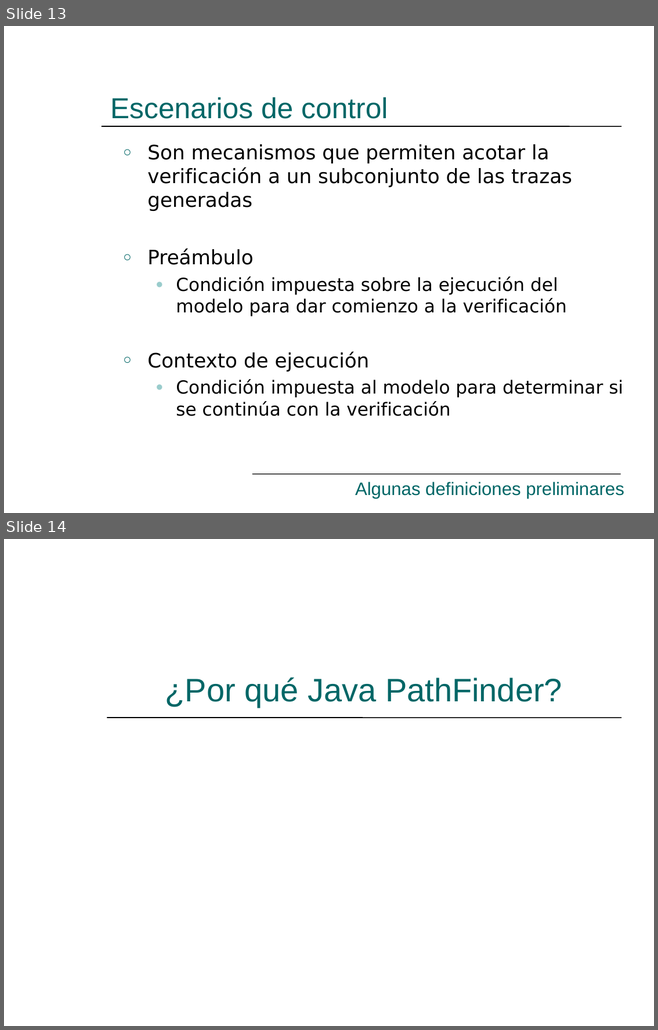
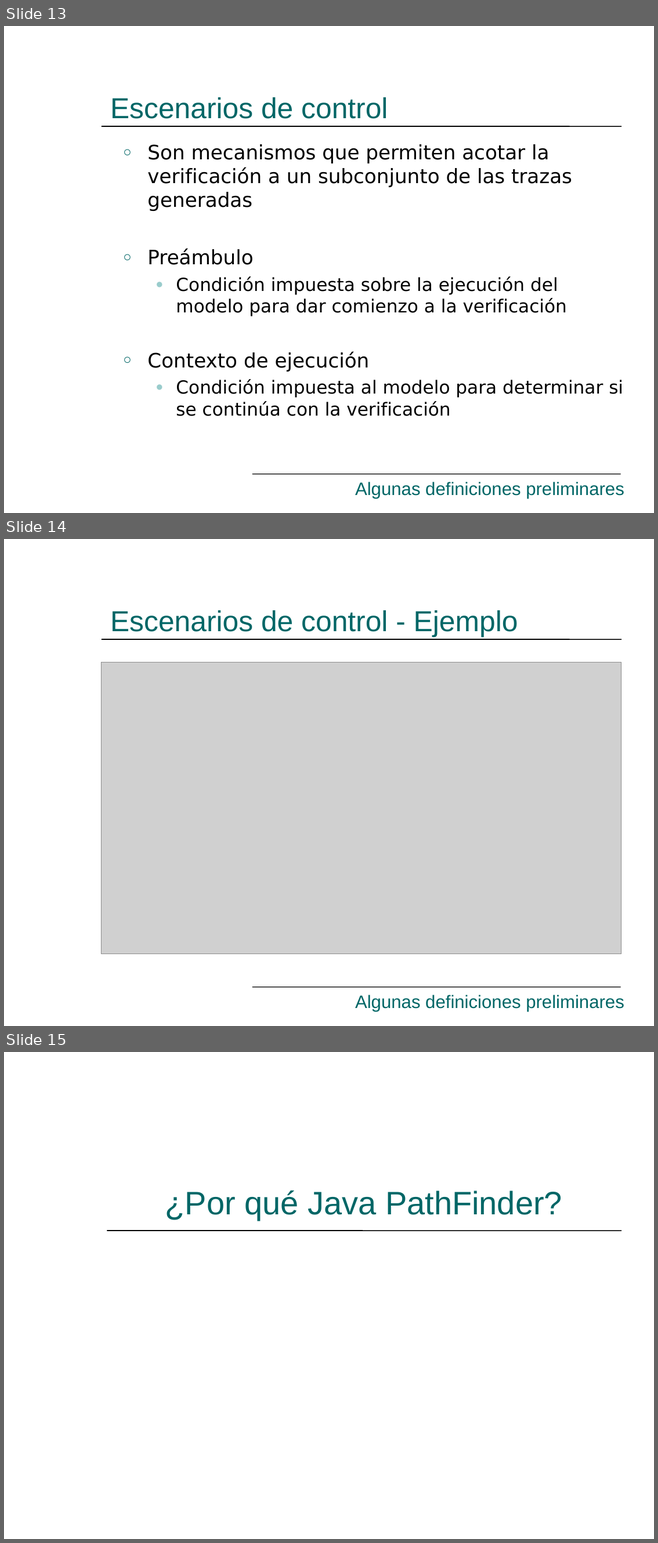
Before and after one commit to hugomelendez/tesis-jpf-2006, a slide deck: tesis-doc/Presentación.ppt. Shown one above the other, each under a label of ours: slides 13 and 14 before the commit, slides 13, 14 and 15 after it. The pictures are 658x1030 and 658x1543 pixels, drawn with LibreOffice and Linux fonts; fonts in the diff are those of the drawing; grey boxes stand for pictures. Boxes give left, top, right and bottom in pixels: in the first picture for what was removed or moved away, otherwise in the second. Text is boxed around its words. In the diff, an @@ line names an element or a change of style, - is before the commit and + after.

```diff
--- a/tesis-doc/Presentación.ppt
+++ b/tesis-doc/Presentación.ppt
@@ slide 14 added at <box>4,539,654,1026</box>, background #FFFFFF; not listed: 4 template elements that a slide beside it also shows @@
@@ title added at <box>110,610,518,637</box>, 32 pt, text #006666 @@
+Escenarios de control - Ejemplo
@@ picture added at <box>101,663,621,954</box> @@
@@ text added at <box>355,995,624,1012</box>, 20 pt, text #006666 @@
+Algunas definiciones preliminares
@@ what was slide 14 is now slide 15 @@
```
Also in this commit, not shown: 1 slide changed.
